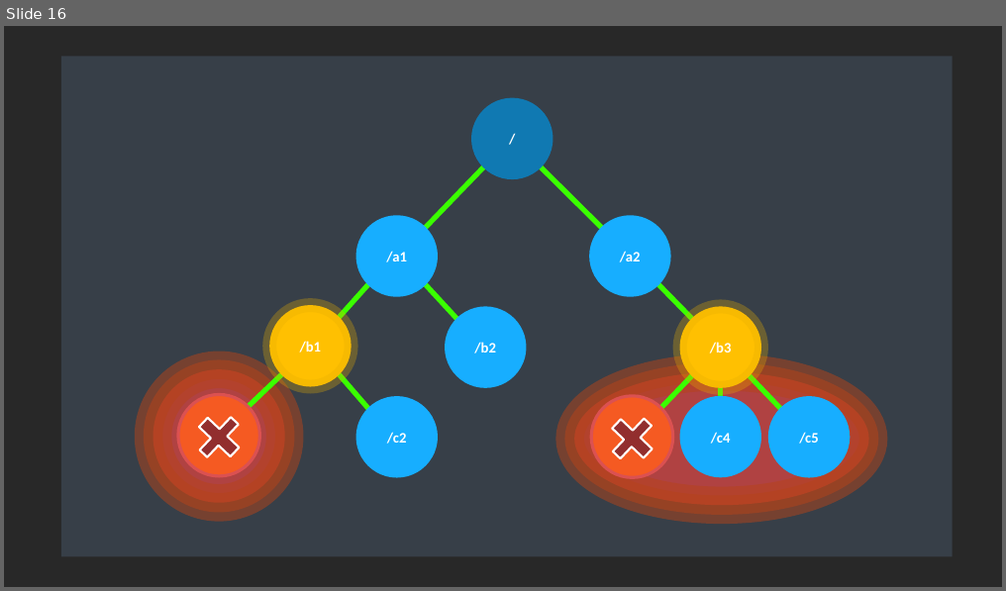
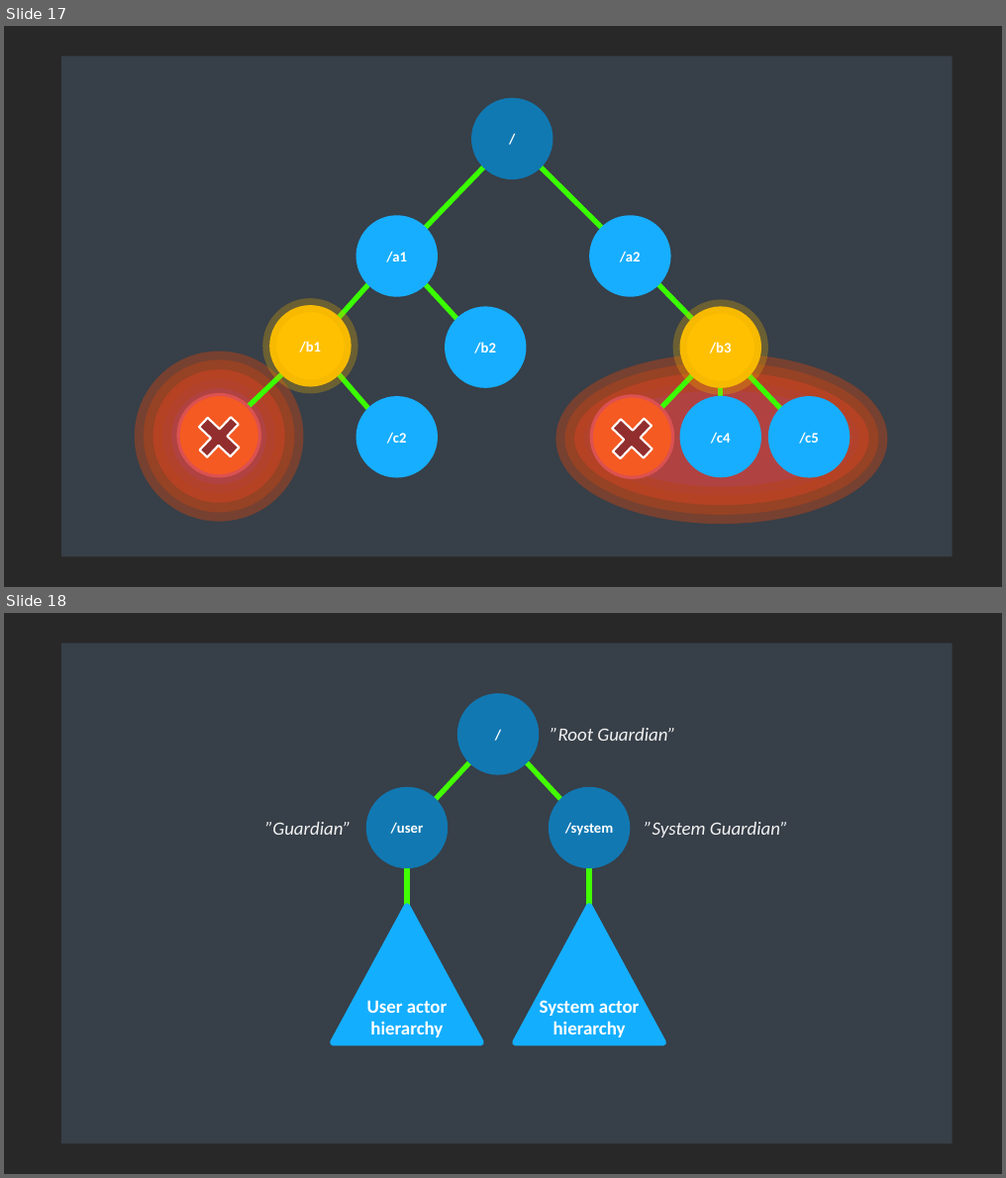
Before and after one commit to asynkron/website, a slide deck: media/logo.pptx. Shown one above the other, each under a label of ours: slide 16 before the commit, slides 17 and 18 after it. The pictures are 1006x591 and 1006x1178 pixels, drawn with LibreOffice and Linux fonts; fonts in the diff are those of the drawing. Boxes give left, top, right and bottom in pixels: in the first picture for what was removed or moved away, otherwise in the second. Text is boxed around its words. In the diff, an @@ line names an element or a change of style, - is before the commit and + after.

```diff
--- a/media/logo.pptx
+++ b/media/logo.pptx
@@ slide 18 added at bbox=[4, 613, 1002, 1174], background #282828 @@
@@ rectangle added at bbox=[61, 643, 952, 1144], fill #373F48 @@
@@ ellipse added at bbox=[457, 693, 540, 774], fill #1178B2, 14 pt, text #FFFFFF, bold @@
+/
@@ text added at bbox=[550, 728, 675, 741], 18 pt, text #F2F2F2, italic @@
+”Root Guardian”
@@ ellipse added at bbox=[366, 786, 448, 868], fill #1178B2, 14 pt, text #FFFFFF, bold @@
+/user
@@ line added from (469, 762) to (436, 799), #42FF02 5 pt @@
@@ line added from (528, 762) to (560, 799), #42FF02 5 pt @@
@@ ellipse added at bbox=[548, 786, 630, 868], fill #1178B2, 14 pt, text #FFFFFF, bold @@
+/system
@@ text added at bbox=[265, 822, 350, 835], 18 pt, text #F2F2F2, italic @@
+”Guardian”
@@ text added at bbox=[645, 822, 788, 838], 18 pt, text #F2F2F2, italic @@
+”System Guardian”
@@ line added from (407, 906) to (407, 869), #42FF02 5 pt @@
@@ line added from (589, 869) to (589, 906), #42FF02 5 pt @@
@@ triangle added at bbox=[334, 906, 481, 1043], fill #14AEFF, outline #14AEFF 6.25 pt, 18 pt, text #FFFFFF, bold @@
+User actor
+hierarchy
@@ triangle added at bbox=[515, 906, 662, 1043], fill #14AEFF, outline #14AEFF 6.25 pt, 18 pt, text #FFFFFF, bold @@
+System actor
+hierarchy
@@ what was slide 16 is now slide 17 @@
```
Also in this commit, not shown: 3 other slides added, 2 other files.
